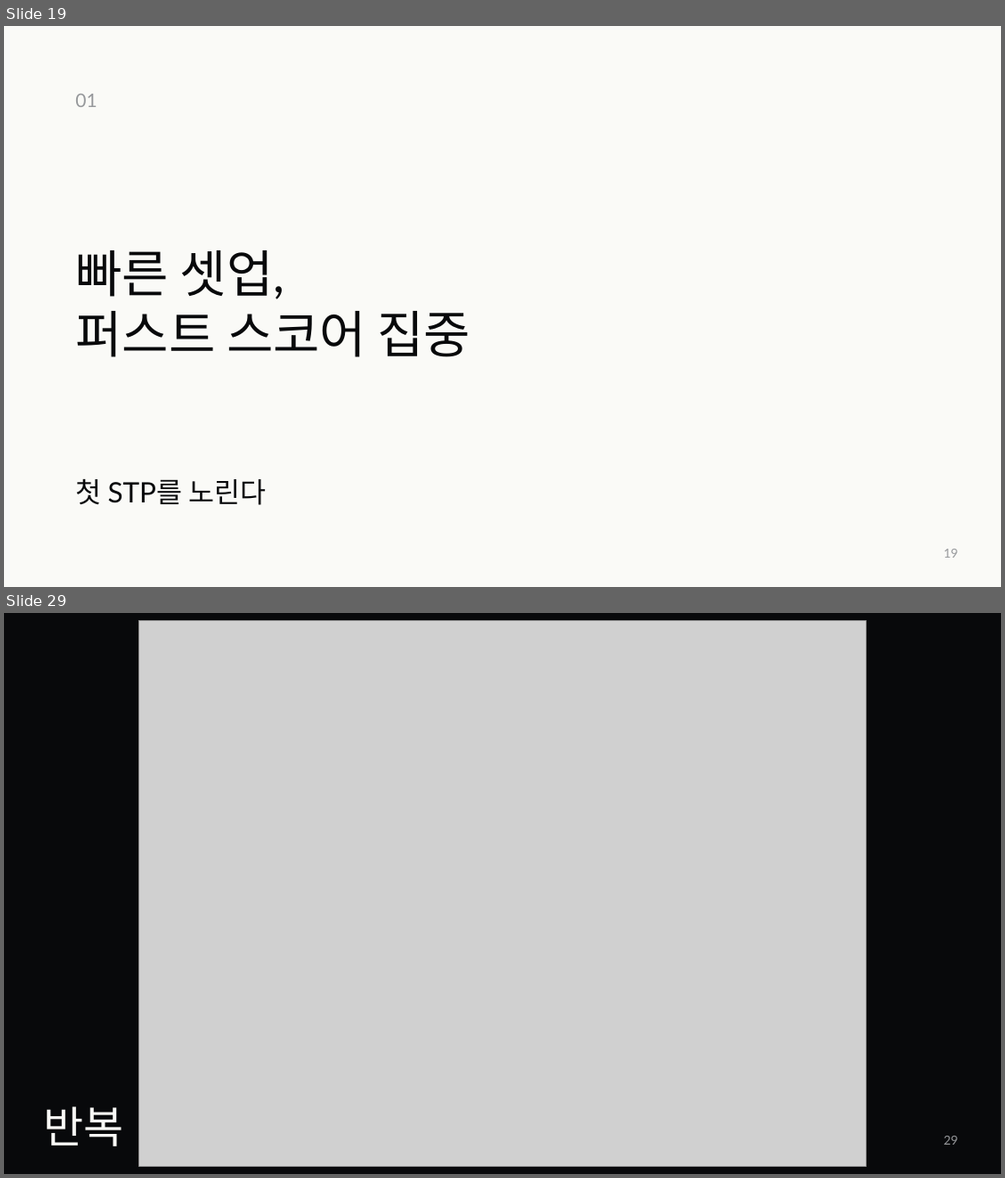
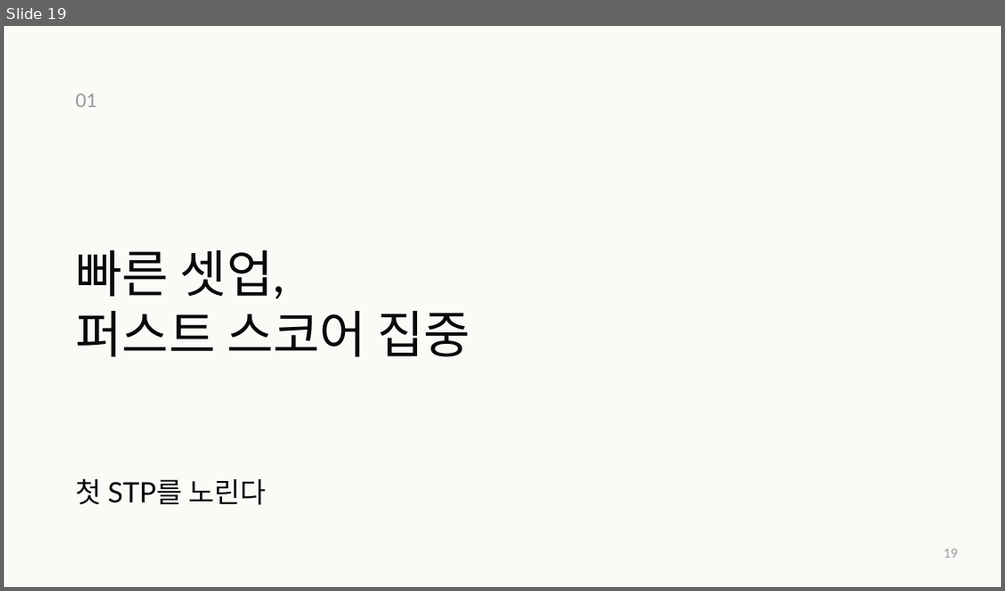
Before and after one commit to jaeyoung5178-bot/Presence, a slide deck: education/mentality/nozero400/NoZero-400Days.pptx. Shown one above the other, each under a label of ours: slides 19 and 29 before the commit, slide 19 after it; the slides between them are not shown. The pictures are 1005x1178 and 1005x591 pixels, drawn with LibreOffice and Linux fonts; fonts in the diff are those of the drawing; grey boxes stand for pictures. Boxes give left, top, right and bottom in pixels: in the first picture for what was removed or moved away, otherwise in the second. Text is boxed around its words. In the diff, an @@ line names an element or a change of style, - is before the commit and + after.

```diff
--- a/education/mentality/nozero400/NoZero-400Days.pptx
+++ b/education/mentality/nozero400/NoZero-400Days.pptx
@@ slide 29 removed at (4, 613, 1001, 1174), background #08090B @@
@@ picture removed at (139, 620, 866, 1166) @@
@@ text removed at (44, 1106, 124, 1146) @@
-반복
@@ text removed at (944, 1135, 958, 1144) @@
-29
```
Also in this commit, not shown: 5 slides changed, 14 slides added, 11 other slides removed, 5 other files.
